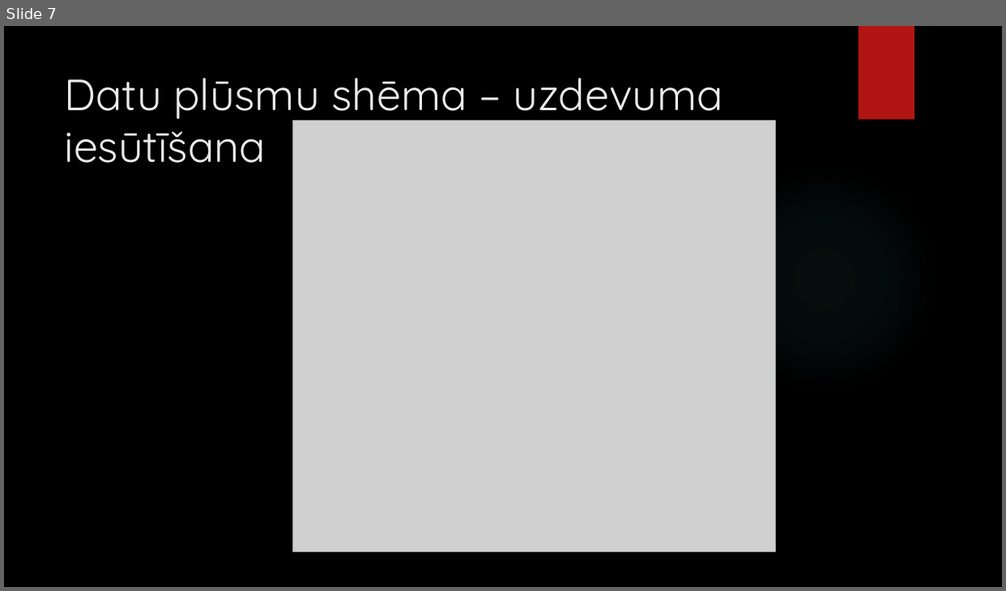
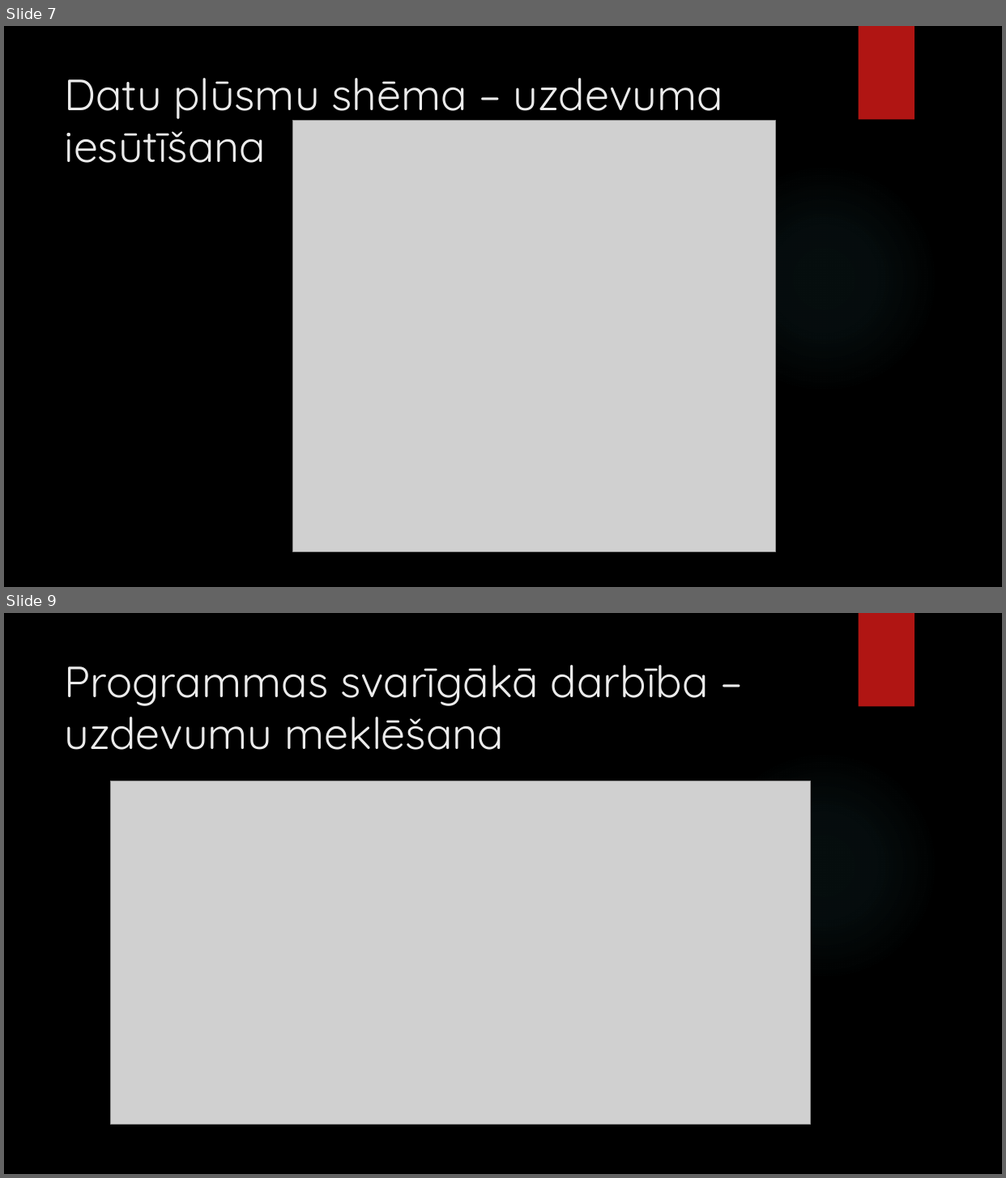
Before and after one commit to rvtprog-kval-21/D41-linardsLiepenieks-PPSMacibuSistema, a slide deck: Dokumentacija/Prezentacija.pptx. Shown one above the other, each under a label of ours: slide 7 before the commit, slides 7 and 9 after it; the slides between them are not shown. The pictures are 1006x591 and 1006x1178 pixels, drawn with LibreOffice and Linux fonts; fonts in the diff are those of the drawing; grey boxes stand for pictures; background and template pictures are left out. Boxes give left, top, right and bottom in pixels: in the first picture for what was removed or moved away, otherwise in the second. Text is boxed around its words. In the diff, an @@ line names an element or a change of style, - is before the commit and + after.

```diff
--- a/Dokumentacija/Prezentacija.pptx
+++ b/Dokumentacija/Prezentacija.pptx
@@ slide 9 added at box(4, 613, 1002, 1174), background picture (left out); not listed: 2 template elements that a slide beside it also shows @@
@@ title added at box(65, 665, 709, 750), 42 pt, text #EBEBEB @@
+Programmas svarīgākā darbība – uzdevumu meklēšana
@@ picture added at box(111, 781, 811, 1124) @@
```
Also in this commit, not shown: 2 slides changed, 2 other slides added, 1 other file.
